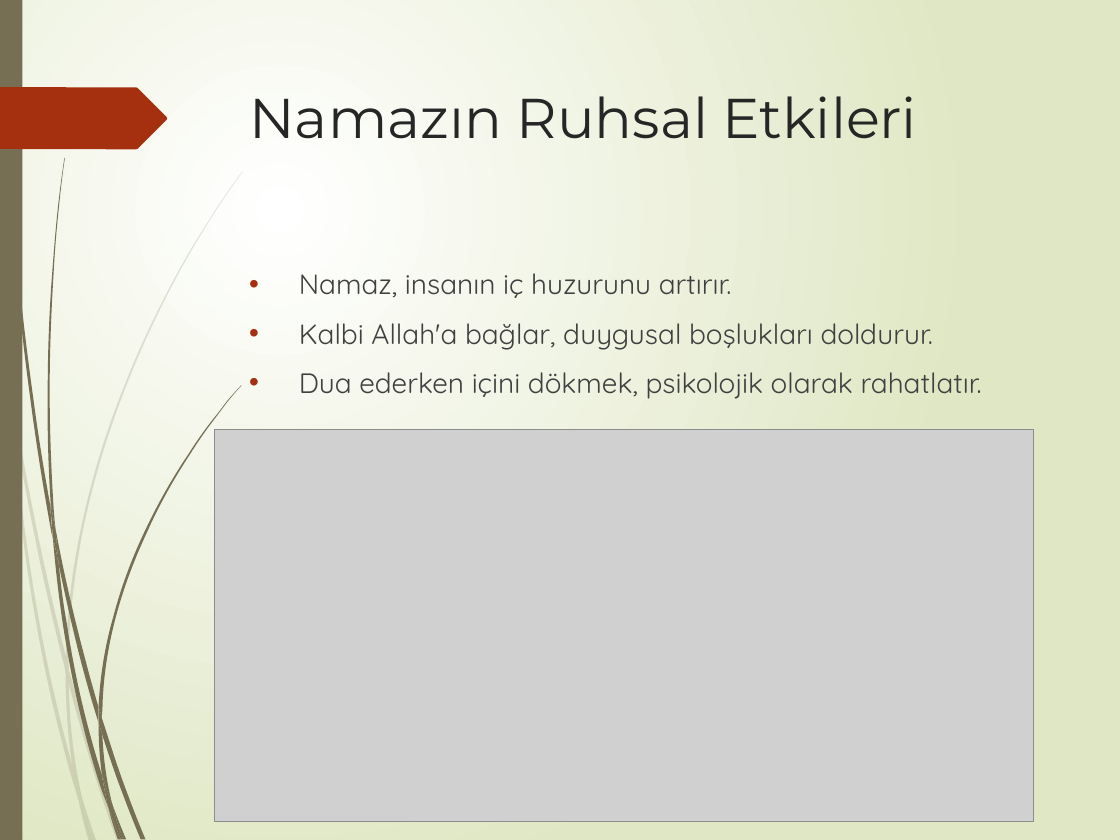
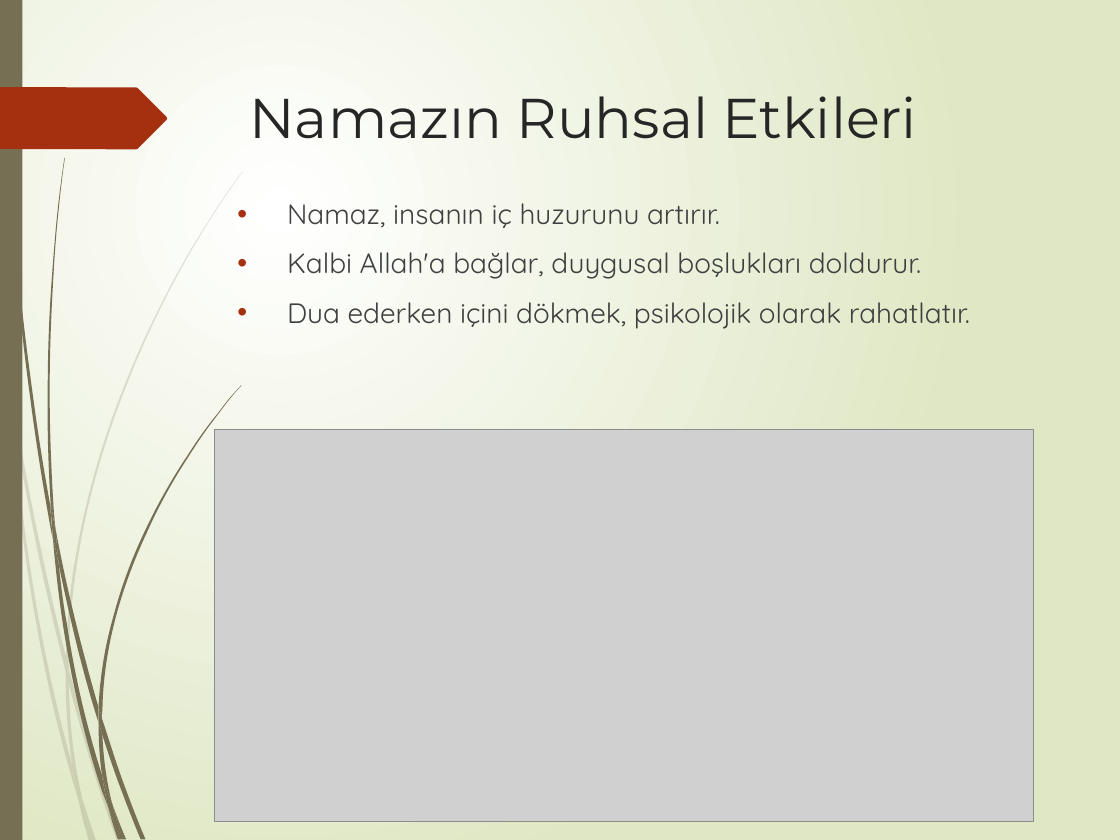
Before and after one commit to msakkaya06/msakkaya, a slide deck: slide 14 of namaz/Namaz_Sunumu.pptx. Drawn at 1120x840 pixels with LibreOffice and Linux fonts; fonts in the diff are those of the drawing; grey boxes stand for pictures. Boxes give left, top, right and bottom in pixels: in the first picture for what was removed or moved away, otherwise in the second. Text is boxed around its words. In the diff, an @@ line names an element or a change of style, - is before the commit and + after.

```diff
--- a/namaz/Namaz_Sunumu.pptx
+++ b/namaz/Namaz_Sunumu.pptx
@@ text "Namaz, insanın iç huzurunu artırır.": place and size @@
-text "Namaz, insanın iç huzurunu artırır." at bbox=[299, 273, 982, 399]
+text "Namaz, insanın iç huzurunu artırır." at bbox=[287, 203, 970, 329]
```
Also in this commit, not shown: 9 other slides changed, 20 other files.
